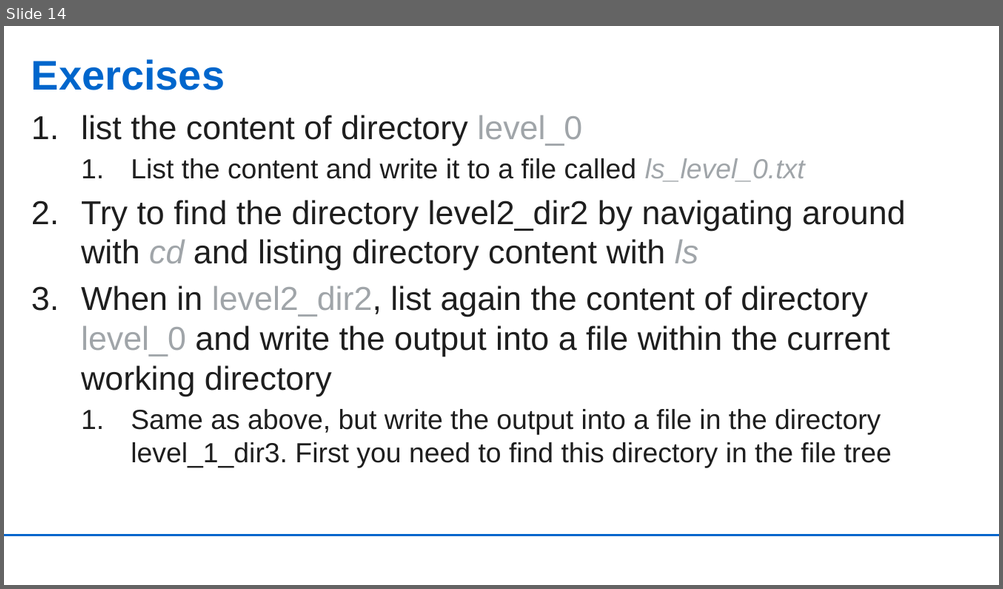
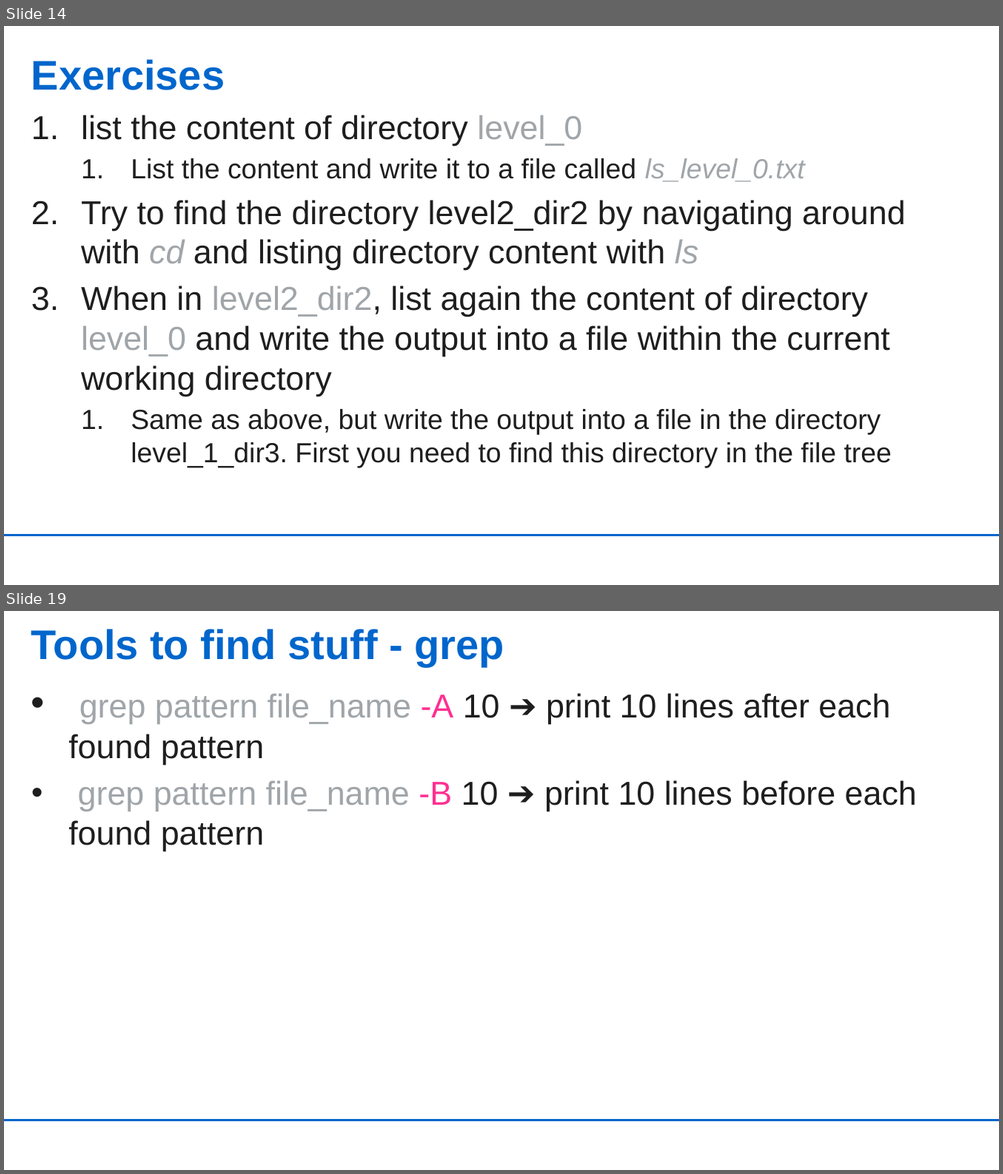
Before and after one commit to UdoGi/KCCR_snakemake_pipeline, a slide deck: slides/ghana_linux_basics.pptx. Shown one above the other, each under a label of ours: slide 14 before the commit, slides 14 and 19 after it; the slides between them are not shown. The pictures are 1003x589 and 1003x1174 pixels, drawn with LibreOffice and Linux fonts; fonts in the diff are those of the drawing; background and template pictures are left out. Boxes give left, top, right and bottom in pixels: in the first picture for what was removed or moved away, otherwise in the second. Text is boxed around its words. In the diff, an @@ line names an element or a change of style, - is before the commit and + after.

```diff
--- a/slides/ghana_linux_basics.pptx
+++ b/slides/ghana_linux_basics.pptx
@@ slide 19 added at [4, 611, 999, 1170], background #FFFFFF; not listed: 1 template element that a slide beside it also shows @@
@@ title added at [31, 629, 504, 667], 30 pt, text #0066CC, bold @@
+Tools to find stuff - grep
@@ text added at [68, 693, 916, 851], 24 pt, text #1E1E1E @@
+• grep pattern file_name -A 10 ➔ print 10 lines after each found pattern
+• grep pattern file_name -B 10 ➔ print 10 lines before each found pattern
```
Also in this commit, not shown: 3 slides changed, 6 other slides added.
